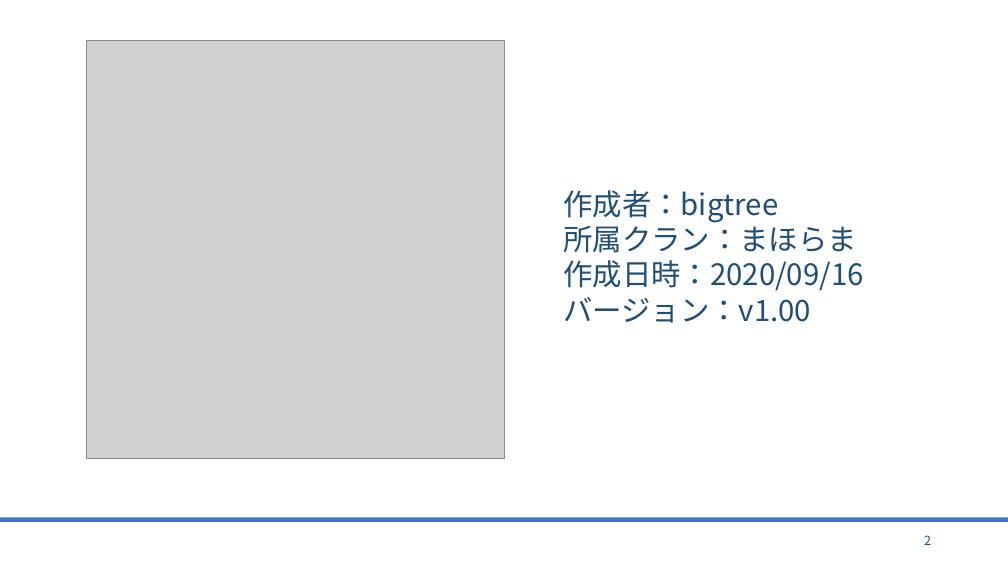
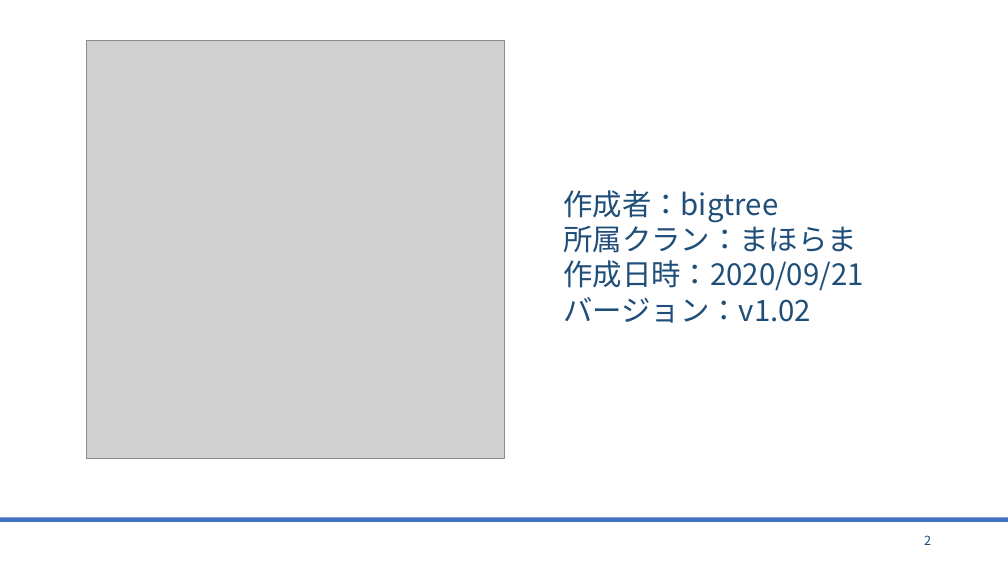
Before and after one commit to bigtreeCoC/documents, a slide deck: slide 2 of CQC攻略.pptx. Drawn at 1008x567 pixels with LibreOffice and Linux fonts; fonts in the diff are those of the drawing; grey boxes stand for pictures. Boxes give left, top, right and bottom in pixels: in the first picture for what was removed or moved away, otherwise in the second. Text is boxed around its words. In the diff, an @@ line names an element or a change of style, - is before the commit and + after.

```diff
--- a/CQC攻略.pptx
+++ b/CQC攻略.pptx
@@ text at (x1=563, y1=260, x2=863, y2=323): text changed @@
-作成日時：2020/09/16
-バージョン：v1.00
+作成日時：2020/09/21
+バージョン：v1.02
```
Also in this commit, not shown: 8 other slides changed, 3 slides added, 1 other file.
